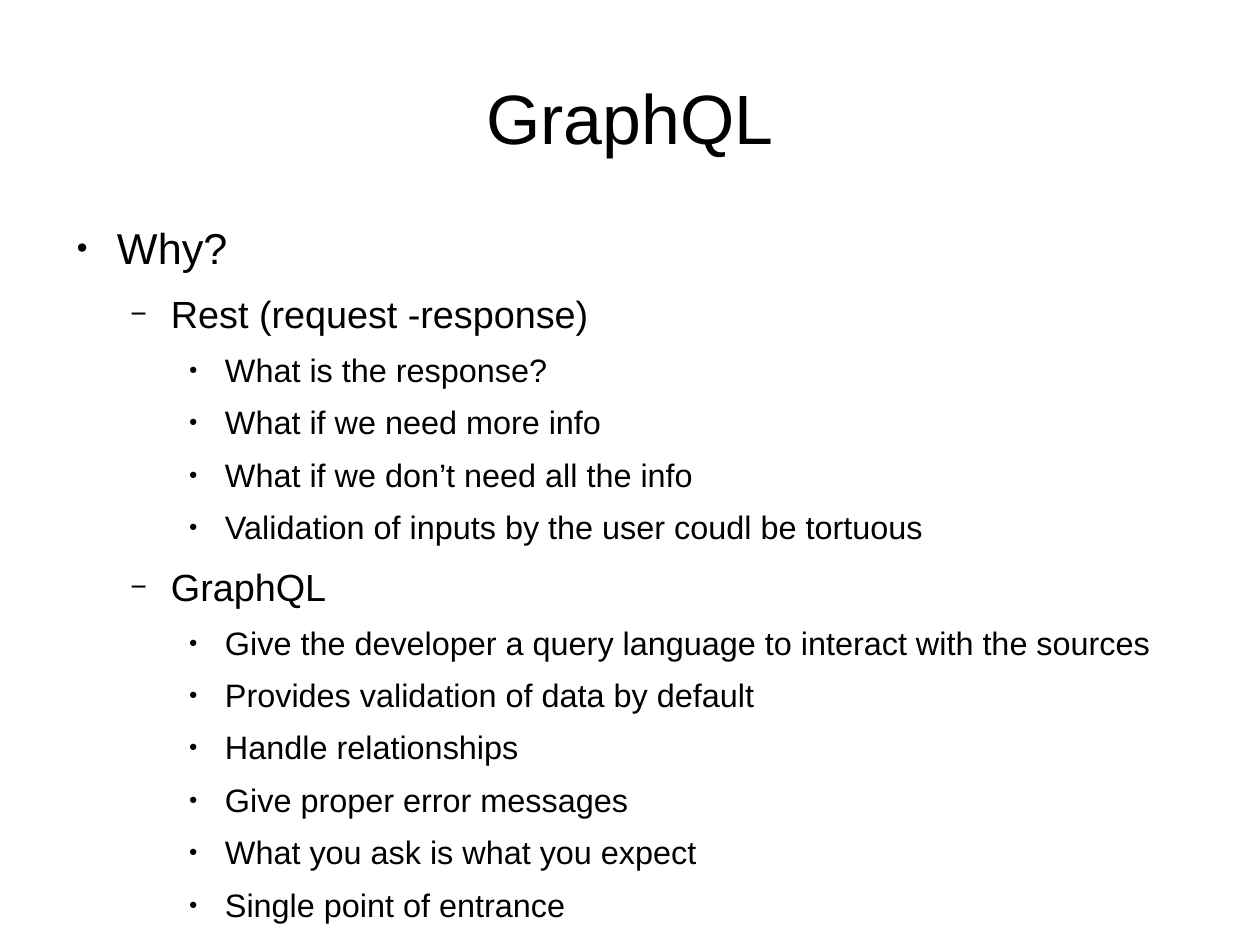
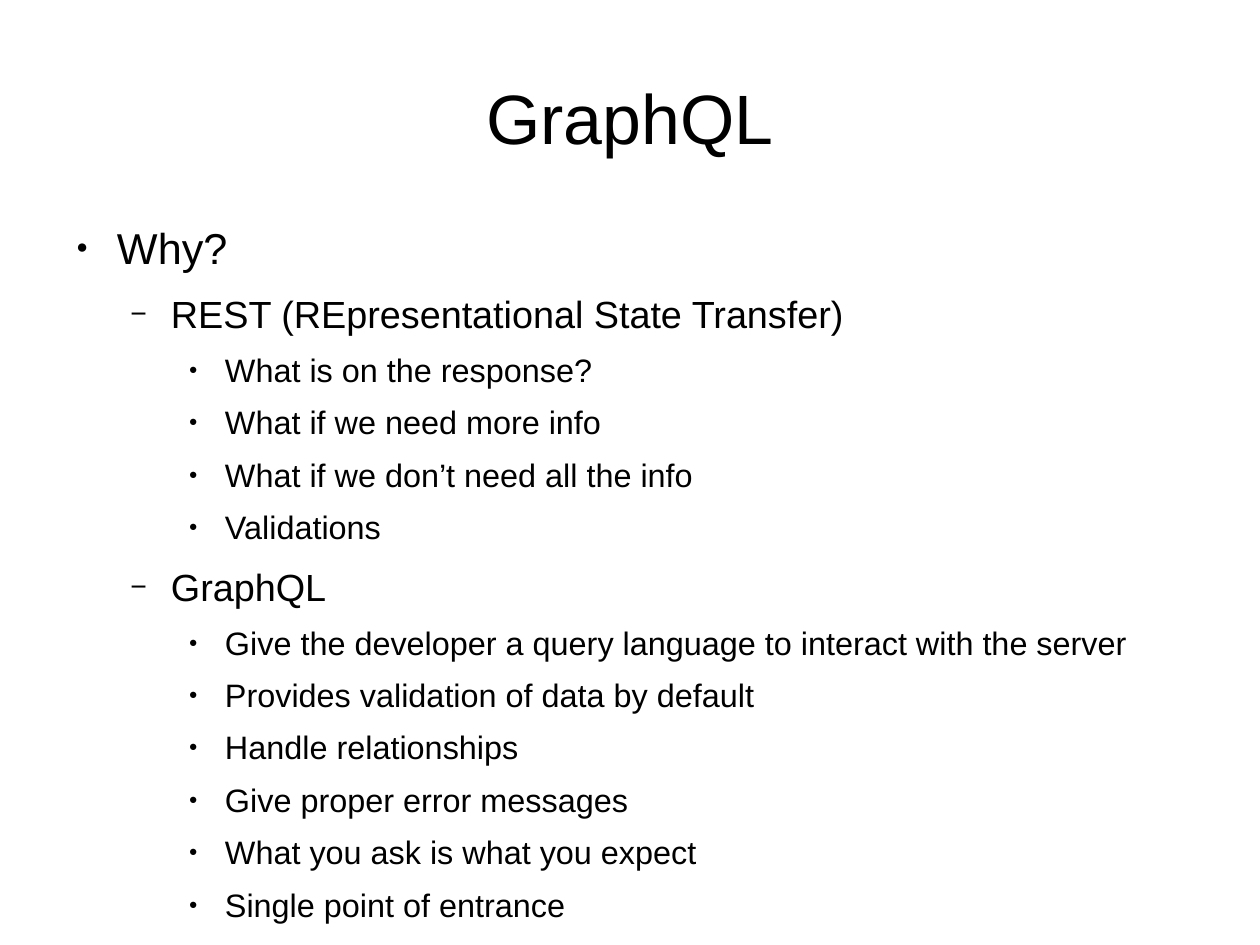
Before and after one commit to ramortegui/talks, a slide deck: slide 4 of elixir-absinthe-basics.odp (slide 3 before the commit). Drawn at 1260x945 pixels with LibreOffice and Linux fonts; fonts in the diff are those of the drawing. Boxes give left, top, right and bottom in pixels: in the first picture for what was removed or moved away, otherwise in the second. Text is boxed around its words. In the diff, an @@ line names an element or a change of style, - is before the commit and + after.

```diff
--- a/elixir-absinthe-basics.odp
+++ b/elixir-absinthe-basics.odp
@@ text at (171, 300, 844, 388): text changed @@
-  − Rest (request -response)
-    ● What is the response?
+  − REST (REpresentational State Transfer)
+    ● What is on the response?
@@ text at (225, 515, 381, 540): text changed @@
-    ● Validation of inputs by the user coudl be tortuous
+    ● Validations
@@ text at (225, 631, 1126, 661): text changed @@
-    ● Give the developer a query language to interact with the sources
+    ● Give the developer a query language to interact with the server
```
Also in this commit, not shown: 3 other slides changed, 24 slides added, 3 slides removed.
